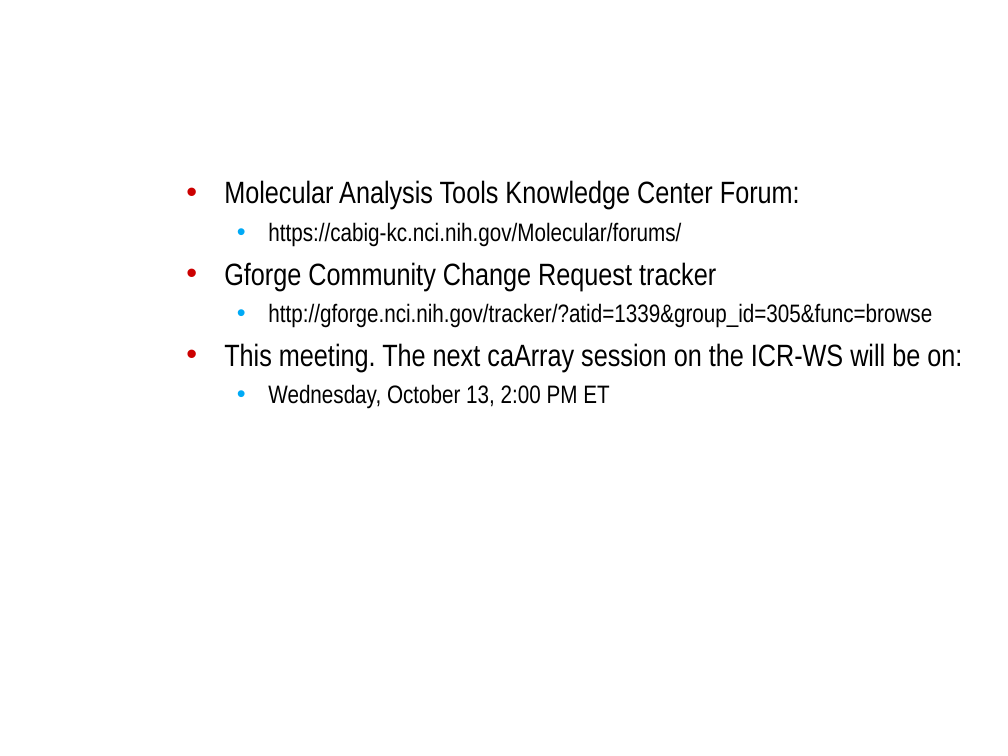
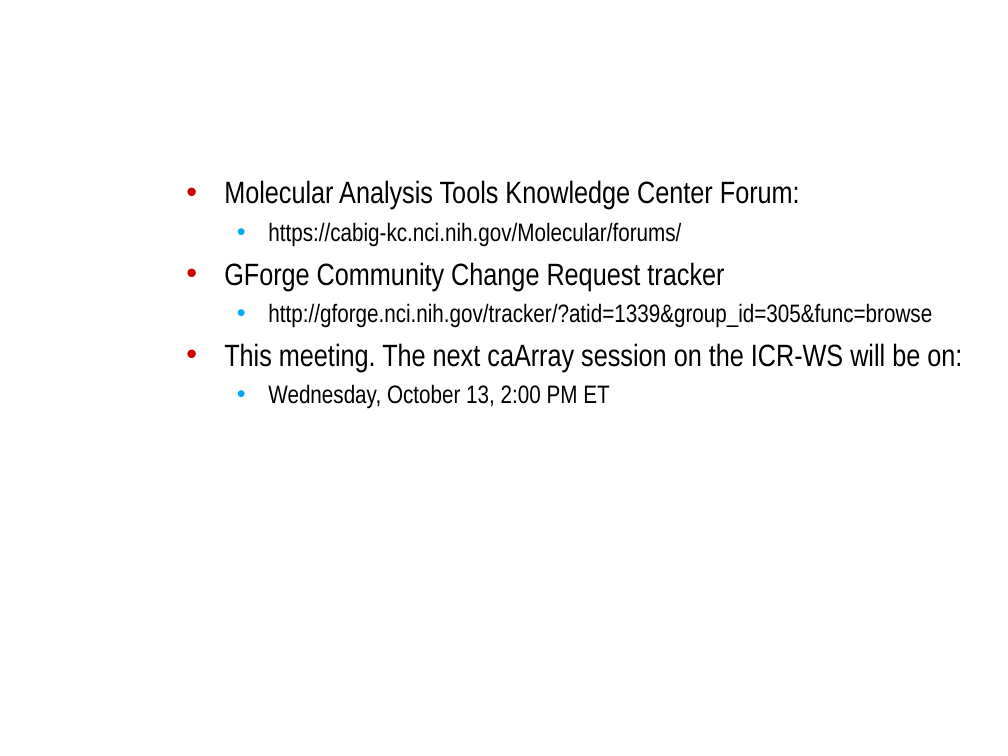
Before and after one commit to NCIP/caarray-docs, a slide deck: slide 14 of project_management/open_meetings/ICR_WS_Meeting_2010_08_11.ppt (slide 10 before the commit). Drawn at 1008x756 pixels with LibreOffice and Linux fonts; fonts in the diff are those of the drawing; background and template pictures are left out. Boxes give left, top, right and bottom in pixels: in the first picture for what was removed or moved away, otherwise in the second. Text is boxed around its words. In the diff, an @@ line names an element or a change of style, - is before the commit and + after.

```diff
--- a/project_management/open_meetings/ICR_WS_Meeting_2010_08_11.ppt
+++ b/project_management/open_meetings/ICR_WS_Meeting_2010_08_11.ppt
@@ text at (224, 262, 724, 291): text changed @@
-• Gforge Community Change Request tracker
+• GForge Community Change Request tracker
```
Also in this commit, not shown: 1 other slide changed, 4 slides added.
